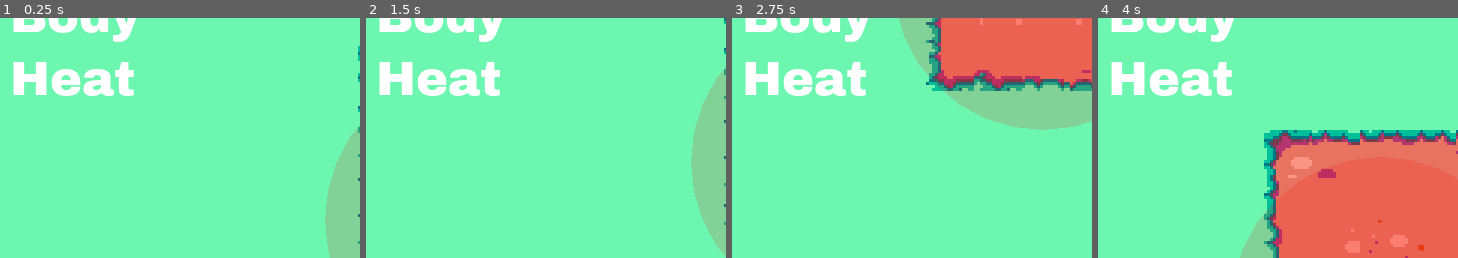
Above: before the commit, frames 1-4 (left to right).
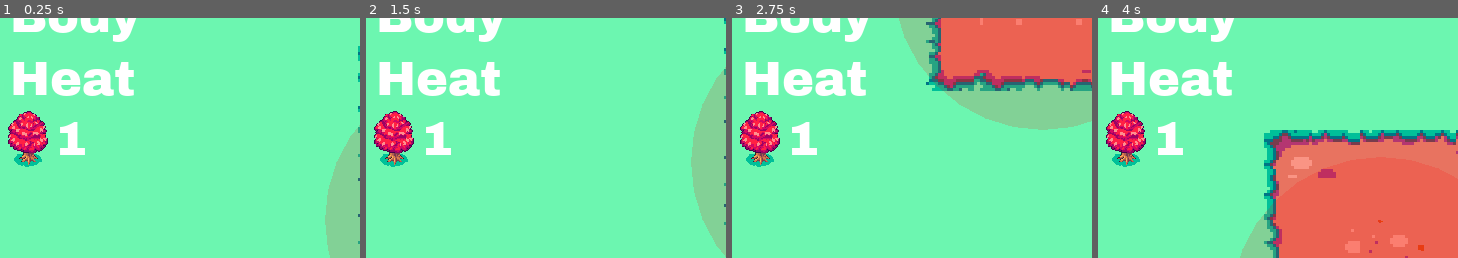
Above: after the commit, the same moments.

Repository: A-Sandwich/Godot-Wild-Jam-40
Game: Godot game, scene res://World.tscn
The game is run twice, just before and just after one commit, with the same random seed, the same clock (stepped at 60 frames per second) and the same inputs.
Inputs:
- Up to frame 1 (0.25 s): no input
- Up to frame 2 (1.5 s): tap Enter at 0.5 s; hold Right (move_right) 0.53-1.28 s; hold E (action_button) 0.53-1.28 s; hold Down (move_down) from 1.28 s (still down); tap E (action_button) at 1.35 s
- Up to frame 3 (2.75 s): release Down (move_down) at 2.03 s; hold Right (move_right) from 2.03 s (still down); hold E (action_button) from 2.03 s (still down)
- Up to frame 4 (4 s): release Right (move_right) at 2.78 s; release E (action_button) at 2.78 s; hold Up (move_up) 2.78-3.53 s; tap E (action_button) at 2.85 s; hold Left (move_left) from 3.53 s (still down); hold E (action_button) from 3.53 s (still down)
The pictures show only the part of the screen within x 0-50%, y 45-95%; the shares and areas given below are measured in that part.

The runs differ from the first frame. In frame 1, 2.4% of the frame differs, in the area x 2-24%, y 38-63%; in frame 2, 2.4%; in frame 3, 2.4%; in frame 4, 2.4%.

Commit message:
tree hud

Diff:
--- a/Cozy/HUD.gd
+++ b/Cozy/HUD.gd
@@ -4,6 +4,7 @@
 var seeds = 0
 var current_temp = 100.0
 var target_temp = 100.0
+var trees = 0
 
 # Called when the node enters the scene tree for the first time.
 func _ready():
@@ -14,7 +15,12 @@
 func _process(delta):
 	show_log_count()
 	show_seed_count()
+	update_trees()
 	update_warmth(delta)
+
+func update_trees():
+	trees = len(get_tree().get_nodes_in_group("tree"))
+	$Trees/Label.text = str(trees)
 
 func update_warmth(delta):
 	if target_temp == current_temp:
--- a/Cozy/WorldParts/HUD.tscn
+++ b/Cozy/WorldParts/HUD.tscn
@@ -1,9 +1,10 @@
-[gd_scene load_steps=10 format=2]
+[gd_scene load_steps=12 format=2]
 
 [ext_resource path="res://Assets/Sprites/sprite/log.png" type="Texture" id=1]
 [ext_resource path="res://HUD.gd" type="Script" id=2]
 [ext_resource path="res://Assets/Typeface/ArchivoBlack-Regular.ttf" type="DynamicFontData" id=3]
 [ext_resource path="res://Assets/Sprites/sprite/Seed.png" type="Texture" id=4]
+[ext_resource path="res://Assets/Sprites/rpg-pack/props n decorations/generic-rpg-tree02.png" type="Texture" id=5]
 
 [sub_resource type="DynamicFont" id=1]
 font_data = ExtResource( 3 )
@@ -20,22 +21,26 @@
 [sub_resource type="DynamicFont" id=5]
 font_data = ExtResource( 3 )
 
+[sub_resource type="DynamicFont" id=6]
+font_data = ExtResource( 3 )
+
 [node name="HUD" type="CanvasLayer"]
 script = ExtResource( 2 )
 
 [node name="Log" type="Node2D" parent="."]
 
 [node name="Sprite" type="Sprite" parent="Log"]
-position = Vector2( 8.5, 153.5 )
+position = Vector2( 9, 151 )
 scale = Vector2( 0.15, 0.15 )
 texture = ExtResource( 1 )
 
 [node name="LogNumber" type="Label" parent="Log"]
-margin_left = 18.0
+margin_left = 19.0
 margin_top = 141.0
-margin_right = 58.0
+margin_right = 59.0
 margin_bottom = 160.0
 custom_fonts/font = SubResource( 1 )
+text = "0"
 __meta__ = {
 "_edit_use_anchors_": false
 }
@@ -48,10 +53,10 @@
 texture = ExtResource( 4 )
 
 [node name="Label" type="Label" parent="Seed"]
-margin_left = 18.0
-margin_top = 125.0
-margin_right = 58.0
-margin_bottom = 139.0
+margin_left = 19.0
+margin_top = 122.0
+margin_right = 59.0
+margin_bottom = 141.0
 custom_fonts/font = SubResource( 2 )
 text = "0"
 __meta__ = {
@@ -85,3 +90,21 @@
 __meta__ = {
 "_edit_use_anchors_": false
 }
+
+[node name="Trees" type="Node2D" parent="."]
+
+[node name="Sprite" type="Sprite" parent="Trees"]
+position = Vector2( 10, 112 )
+scale = Vector2( 0.25, 0.25 )
+texture = ExtResource( 5 )
+
+[node name="Label" type="Label" parent="Trees"]
+margin_left = 19.0
+margin_top = 103.0
+margin_right = 59.0
+margin_bottom = 122.0
+custom_fonts/font = SubResource( 6 )
+text = "0"
+__meta__ = {
+"_edit_use_anchors_": false
+}
